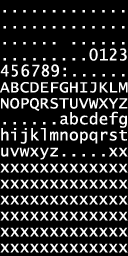
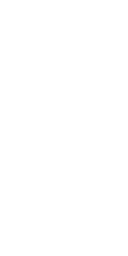
Layers edited between the first and the second 128x256 image:
hid "Layer 1" over [0, 0, 128, 256]
